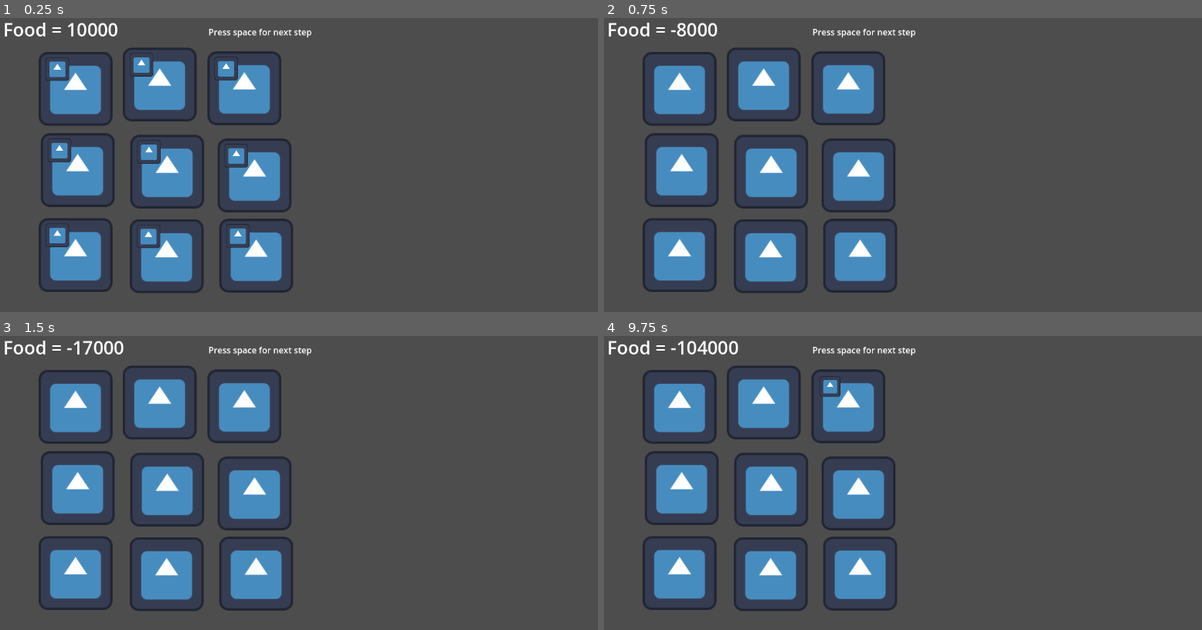
Above: before the commit, frames 1-4 (two rows, left to right).
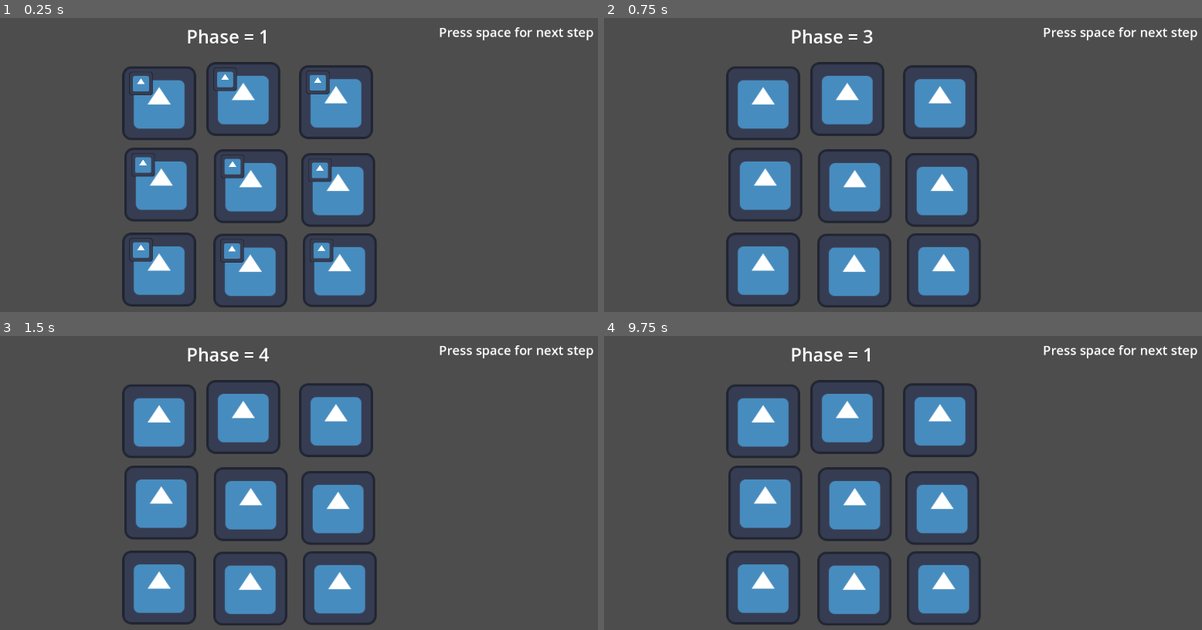
Above: after the commit, the same moments.

Repository: mccoogp/WeatherInc
Game: Godot game, scene res://world.tscn
Two runs of this game, one before a commit and one after it. Both use one fixed random seed, a clock stepped at 60 frames per second and the inputs below. The engine's default icon, where the game draws it, is replaced by a stand-in: a white triangle on a blue panel in a dark square.
Inputs (mouse positions are in pixels of both pictures, inside the frame that each line leads up to):
- Up to frame 1 (0.25 s): no input
- Up to frame 2 (0.75 s): tap Space at 0.5 s; move the mouse to (1040, 162) at 0.52 s; hold Space from 0.53 s (still down); click (1040, 162) at 0.67 s
- Up to frame 3 (1.5 s): move the mouse to (179, 512) at 1.27 s; release Space at 1.28 s; tap Space at 1.35 s; click (179, 512) at 1.42 s
- Up to frame 4 (9.75 s): tap Space at 1.52, 1.82, 2, 2.85, 3.02, 3.32, 3.5, 4.35, 4.52, 4.82, 5.85, 6.02, 6.32, 7.35, 7.52, 7.82, 8.85, 9.02, 9.32 s; move the mouse to (968, 421) at 2.02 s; hold Space 2.03-2.78 s; click (968, 421) at 2.17 s; move the mouse to (873, 565) at 2.77 s; click (873, 565) at 2.92 s; move the mouse to (1088, 547) at 3.52 s; hold Space 3.53-4.28 s; click (1088, 547) at 3.67 s; move the mouse to (717, 444) at 4.27 s; click (717, 444) at 4.42 s; move the mouse to (938, 494) at 5.02 s; hold Space 5.03-5.78 s; click (938, 494) at 5.17 s; move the mouse to (813, 409) at 5.77 s; click (813, 409) at 5.92 s; move the mouse to (1040, 480) at 6.52 s; hold Space 6.53-7.28 s; click (1040, 480) at 6.67 s; move the mouse to (783, 512) at 7.27 s; click (783, 512) at 7.42 s; move the mouse to (968, 421) at 8.02 s; hold Space 8.03-8.78 s; click (968, 421) at 8.17 s; move the mouse to (873, 565) at 8.77 s; click (873, 565) at 8.92 s; move the mouse to (1088, 547) at 9.52 s; hold Space from 9.53 s (still down); click (1088, 547) at 9.67 s

The runs differ from the first frame. In frame 1, 24% of the frame differs, in the area x 0-100%, y 1-99%; in frame 2, 23%; in frame 3, 23%; in frame 4, 23%.

Commit message:
adding in zoom

Diff:
--- a/district.gd
+++ b/district.gd
@@ -6,6 +6,14 @@
 var production =[]
 var clicked = false
 
+@export var center: Vector2
+@export var zoom: float
+
+@export var image: Texture
+
+func _ready() -> void:
+	$Main.texture = image
+
 func _input(event):
 	if "food" in production:
 		$FoodImage.scale = Vector2(0.003, 0.003)
--- a/world.gd
+++ b/world.gd
@@ -7,26 +7,71 @@
 @export var districts: Array[Node2D] = []
 var totalpop = 0
 var foodprod = 0
+var phase = 1
+var food = 10000
 # Called when the node enters the scene tree for the first time.
 func _ready() -> void:
 	pass
 
+var zoom = -1
+var cameracenter =  Vector2(420, 297)
+var camerazoom = 1
+
 
 func _input(event):
-	for district in 9:
-		if districts[district].clicked == true:
-			if "food" in districts[district].production:
-				districts[district].production.erase("food")
-			else:
-				if "food" not in districts[district].production:
-					districts[district].production.append("food")
-			districts[district].clicked = false
+
 	if event is InputEventKey and event.pressed:
 		if Input.is_key_pressed(KEY_SPACE):
-			totalpop = 0
-			foodprod = 0
+
+			phase += 1
+
+			if phase == 5:
+				totalpop = 0
+				foodprod = 0
+				for district in 9:
+					totalpop += districts[district].population
+					if "food" in districts[district].production:
+						foodprod += 3000
+				food += foodprod - totalpop
+				phase = 1
+			$Label.text = "Phase = " + str(phase)
+	if phase == 3:
+		if zoom == -1:
 			for district in 9:
-				totalpop += districts[district].population
-				if "food" in districts[district].production:
-					foodprod += 3000
-		$Label.food += foodprod - totalpop
+				if districts[district].clicked == true:
+					zoom = district
+					cameracenter = districts[district].center
+					camerazoom = districts[district].zoom
+					districts[district].clicked = false
+		else:
+			if event is InputEventMouseButton:
+				if event.button_index == MOUSE_BUTTON_LEFT and event.pressed:
+					if districts[zoom].clicked == false:
+						cameracenter =  Vector2(420, 297)
+						camerazoom = 1
+						zoom = -1
+						for district in 9:
+							if districts[district].clicked == true:
+								districts[district].clicked = false
+
+func _process(delta: float) -> void:
+
+	#print($Camera2D.zoom, $Camera2D.position)
+	#print(camerazoom, cameracenter)
+	$Camera2D.position.x += (cameracenter.x - $Camera2D.position.x)/20
+	$Camera2D.position.y += (cameracenter.y - $Camera2D.position.y)/20
+	$Camera2D.zoom.x += (camerazoom - $Camera2D.zoom.x)/40
+	$Camera2D.zoom.y += (camerazoom - $Camera2D.zoom.y)/40
+
+	$Label2.position = $Camera2D.position + Vector2(256, -290)/$Camera2D.zoom.y
+	$Label2.scale = Vector2(1,1)/$Camera2D.zoom.x
+
+
+	if zoom == -1:
+		$DistrictMenu.visible = false
+		$DistrictMenu.position = $Camera2D.position + Vector2(-479, -234)/$Camera2D.zoom.x
+		$DistrictMenu.scale = Vector2(0.167,0.167)/$Camera2D.zoom.x
+	else:
+		$DistrictMenu.visible = true
+		$DistrictMenu.position = $Camera2D.position + Vector2(-479, -234)/$Camera2D.zoom.x
+		$DistrictMenu.scale = Vector2(0.167,0.167)/$Camera2D.zoom.x
--- a/world.tscn
+++ b/world.tscn
@@ -1,8 +1,15 @@
-[gd_scene load_steps=5 format=3 uid="uid://dgo4cwa032h0v"]
+[gd_scene load_steps=8 format=3 uid="uid://dgo4cwa032h0v"]
 
 [ext_resource type="Script" path="res://world.gd" id="1_3gon6"]
 [ext_resource type="PackedScene" uid="uid://cacfd62pudml6" path="res://district.tscn" id="2_41llr"]
-[ext_resource type="Script" path="res://FoodLabel.gd" id="3_0itcl"]
+[ext_resource type="Texture2D" uid="uid://csgnvamjyfsfx" path="res://icon.svg" id="3_w2861"]
+[ext_resource type="Texture2D" uid="uid://ci40uw4qw76ht" path="res://Box.png" id="4_r5mvf"]
+
+[sub_resource type="LabelSettings" id="LabelSettings_j4inj"]
+font_size = 24
+
+[sub_resource type="LabelSettings" id="LabelSettings_afd1u"]
+font_size = 29
 
 [sub_resource type="LabelSettings" id="LabelSettings_1erbk"]
 font_size = 34
@@ -13,55 +20,97 @@
 
 [node name="District" parent="." instance=ExtResource("2_41llr")]
 position = Vector2(83, 86)
+center = Vector2(180, 160)
+zoom = 4.0
+image = ExtResource("3_w2861")
 
 [node name="District2" parent="." instance=ExtResource("2_41llr")]
 position = Vector2(240, 78)
 DistrictNumber = 2
+zoom = 1.0
+image = ExtResource("3_w2861")
 
 [node name="District3" parent="." instance=ExtResource("2_41llr")]
-position = Vector2(398, 85)
+position = Vector2(413, 84)
 DistrictNumber = 3
+image = ExtResource("3_w2861")
 
 [node name="District4" parent="." instance=ExtResource("2_41llr")]
 position = Vector2(87, 238)
 DistrictNumber = 4
+image = ExtResource("3_w2861")
 
 [node name="District5" parent="." instance=ExtResource("2_41llr")]
 position = Vector2(254, 241)
 DistrictNumber = 5
 water = true
+image = ExtResource("3_w2861")
 
 [node name="District6" parent="." instance=ExtResource("2_41llr")]
 position = Vector2(417, 248)
 DistrictNumber = 6
 water = true
+image = ExtResource("3_w2861")
 
 [node name="District7" parent="." instance=ExtResource("2_41llr")]
 position = Vector2(83, 397)
 DistrictNumber = 7
 water = true
+image = ExtResource("3_w2861")
 
 [node name="District8" parent="." instance=ExtResource("2_41llr")]
 position = Vector2(253, 399)
 DistrictNumber = 8
 water = true
+image = ExtResource("3_w2861")
 
 [node name="District9" parent="." instance=ExtResource("2_41llr")]
 position = Vector2(420, 398)
 DistrictNumber = 9
+image = ExtResource("3_w2861")
+
+[node name="Label2" type="Label" parent="."]
+offset_left = 676.0
+offset_top = 7.0
+offset_right = 965.0
+offset_bottom = 41.0
+size_flags_horizontal = 6
+text = "Press space for next step"
+label_settings = SubResource("LabelSettings_j4inj")
+
+[node name="DistrictMenu" type="Sprite2D" parent="."]
+position = Vector2(-49, 63)
+scale = Vector2(0.167396, 0.167396)
+texture = ExtResource("4_r5mvf")
+
+[node name="Industry" type="Sprite2D" parent="DistrictMenu"]
+position = Vector2(-204.254, -102.127)
+scale = Vector2(2.09574, 2.09574)
+texture = ExtResource("3_w2861")
+
+[node name="Label" type="Label" parent="DistrictMenu/Industry"]
+anchors_preset = -1
+anchor_left = -0.00206733
+anchor_top = -0.00117993
+anchor_right = -1.68176
+anchor_bottom = -1.2043
+offset_left = -204.424
+offset_top = -70.838
+offset_right = 529.576
+offset_bottom = 214.162
+text = "Industry: None"
+label_settings = SubResource("LabelSettings_afd1u")
+horizontal_alignment = 2
+vertical_alignment = 1
+metadata/_edit_use_anchors_ = true
+
+[node name="Camera2D" type="Camera2D" parent="."]
+position = Vector2(420, 297)
 
 [node name="Label" type="Label" parent="."]
-offset_left = 19.0
-offset_top = 22.0
-offset_right = 204.0
-offset_bottom = 76.0
-text = "Food = 1000"
+offset_left = 205.0
+offset_top = 8.0
+offset_right = 401.0
+offset_bottom = 62.0
+text = "Phase = 1"
 label_settings = SubResource("LabelSettings_1erbk")
-script = ExtResource("3_0itcl")
-
-[node name="Label2" type="Label" parent="."]
-offset_left = 402.0
-offset_top = 39.0
-offset_right = 595.0
-offset_bottom = 62.0
-text = "Press space for next step"
Binary file added: Box.png
Not shown, added: Box.png.import
Binary file added: Testpng.png
Not shown, added: Testpng.png.import
